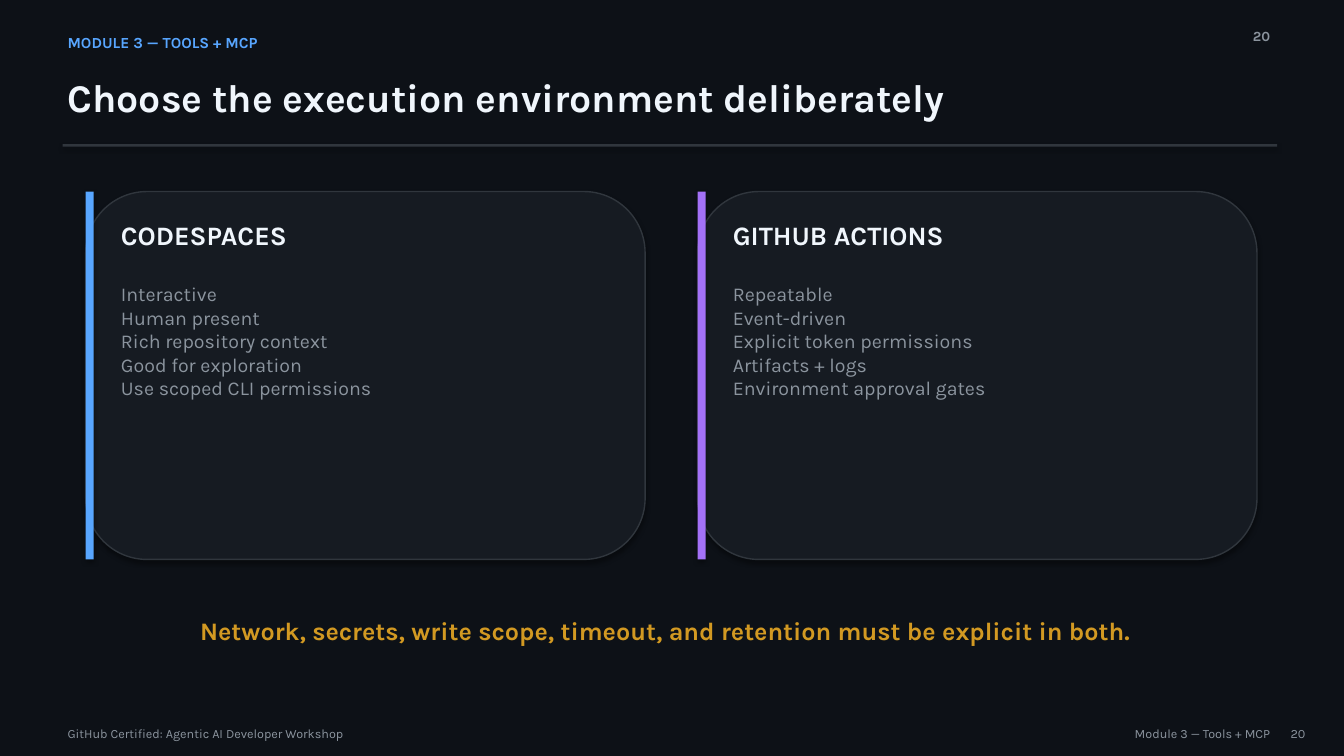
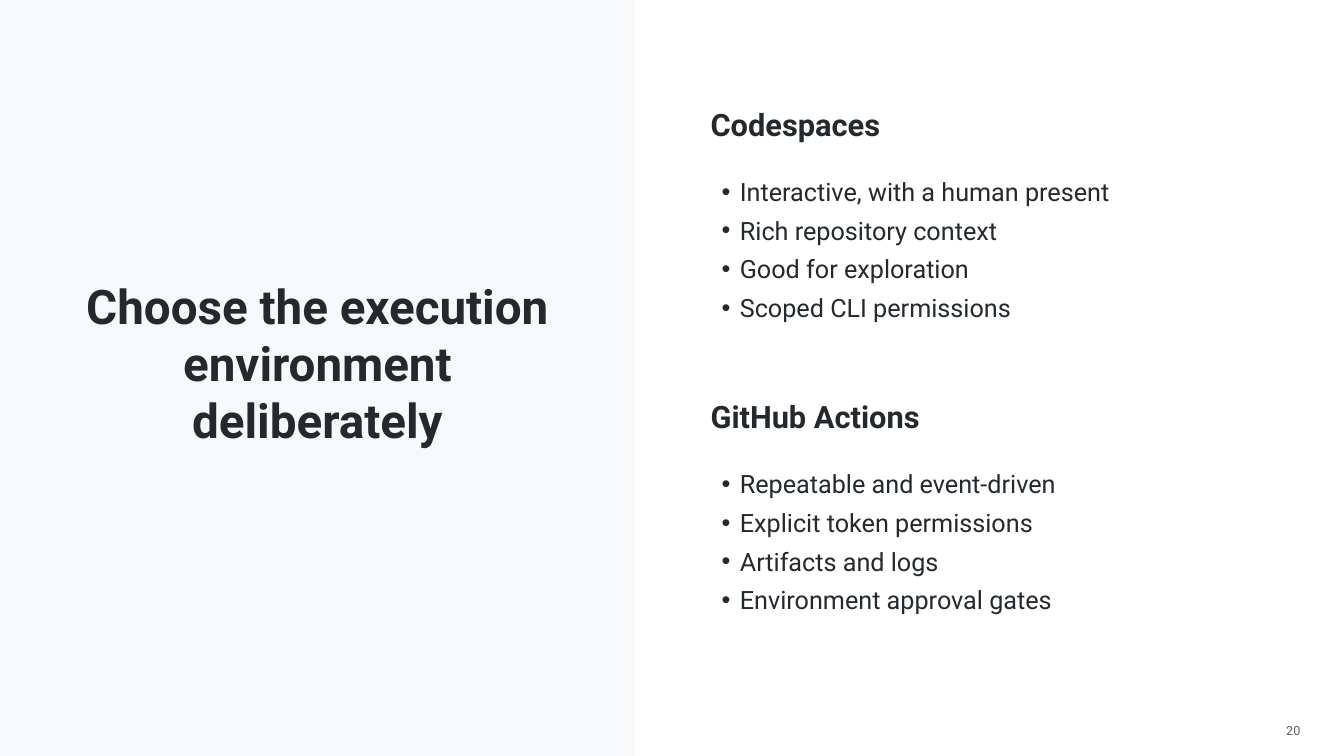
Before and after one commit to martins-vds/agentic-sdlc, a slide deck: slide 20 of slides/github-agentic-ai-developer-workshop.pptx. Drawn at 1344x756 pixels with LibreOffice and Linux fonts; fonts in the diff are those of the drawing. Boxes give left, top, right and bottom in pixels: in the first picture for what was removed or moved away, otherwise in the second. Text is boxed around its words. In the diff, an @@ line names an element or a change of style, - is before the commit and + after.

```diff
--- a/slides/github-agentic-ai-developer-workshop.pptx
+++ b/slides/github-agentic-ai-developer-workshop.pptx
@@ background #0D1117 to #FFFFFF @@
@@ rectangle added at (0, 0, 635, 756), fill #F6F8FA @@
@@ text removed at (68, 38, 257, 48) @@
-MODULE 3 — TOOLS + MCP
@@ text removed at (1253, 32, 1270, 41) @@
-20
@@ text at (711, 113, 881, 143): text changed; size 19 to 22 pt; font Karla to Roboto; text colour #F0F6FC to #24292E @@
-CODESPACES
+Codespaces
@@ rectangle removed at (63, 144, 1277, 147) @@
@@ rounded rectangle removed at (86, 192, 645, 560) @@
@@ rectangle removed at (86, 192, 94, 560) @@
@@ rounded rectangle removed at (698, 192, 1257, 560) @@
@@ rectangle removed at (698, 192, 706, 560) @@
@@ text at (740, 182, 1109, 322): text changed; size 14 to 18 pt; font Karla to Roboto; text colour #8B949E to #24292E @@
-Interactive
-Human present
-Rich repository context
-Good for exploration
-Use scoped CLI permissions
+• Interactive, with a human present
+• Rich repository context
+• Good for exploration
+• Scoped CLI permissions
@@ text "Choose the execution environment deliberately": place and size @@
-text "Choose the execution environment deliberately" at (68, 84, 944, 122)
+text "Choose the execution environment deliberately" at (86, 288, 549, 448)
@@ text "Choose the execution environment deliberately" at (86, 288, 549, 448): size 28 to 34 pt, font Karla to Roboto, text colour #F0F6FC to #24292E; alignment left to centre; vertical alignment top to middle @@
@@ text at (711, 405, 920, 429): text changed; size 19 to 22 pt; font Karla to Roboto; text colour #F0F6FC to #24292E @@
-GITHUB ACTIONS
+GitHub Actions
@@ text at (740, 474, 1056, 615): text changed; size 14 to 18 pt; font Karla to Roboto; text colour #8B949E to #24292E @@
-Repeatable
-Event-driven
-Explicit token permissions
-Artifacts + logs
-Environment approval gates
+• Repeatable and event-driven
+• Explicit token permissions
+• Artifacts and logs
+• Environment approval gates
@@ text removed at (200, 622, 1130, 646) @@
-Network, secrets, write scope, timeout, and retention must be explicit in both.
@@ text "20" at (1286, 726, 1300, 735): font Karla to Roboto, text colour #8B949E to #586069 @@
@@ text removed at (68, 729, 343, 741) @@
-GitHub Certified: Agentic AI Developer Workshop
@@ text removed at (1135, 729, 1270, 738) @@
-Module 3 — Tools + MCP
```
Also in this commit, not shown: 37 other slides changed, 7 other files.
